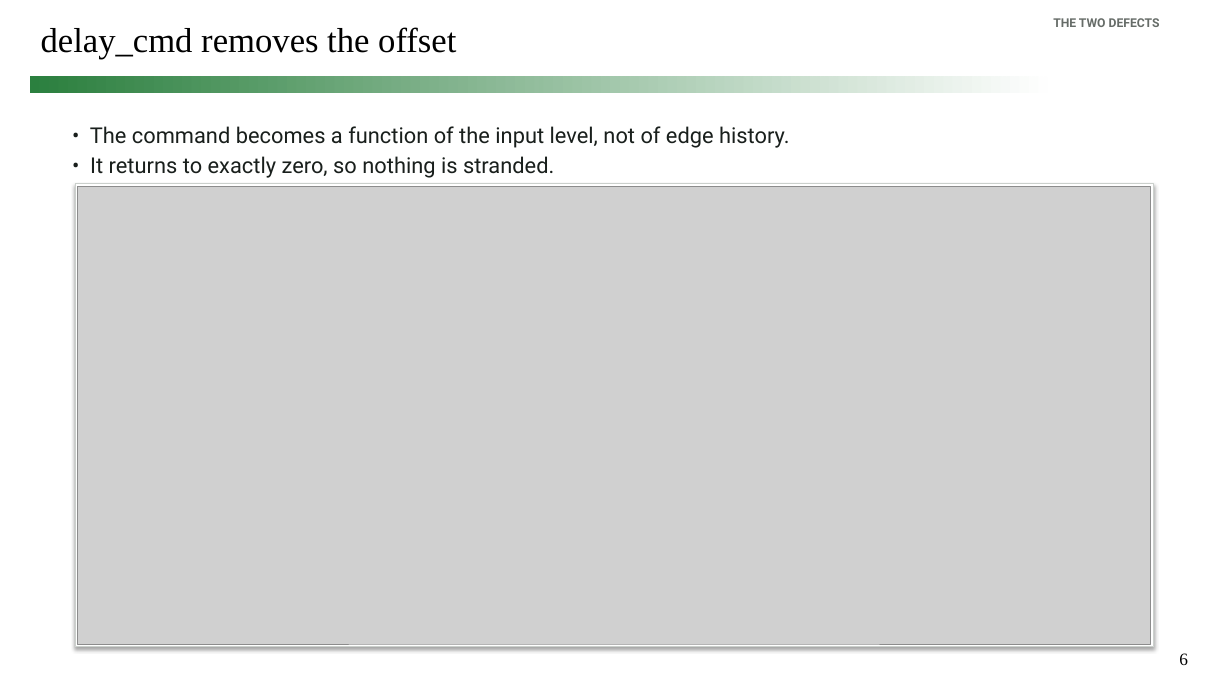
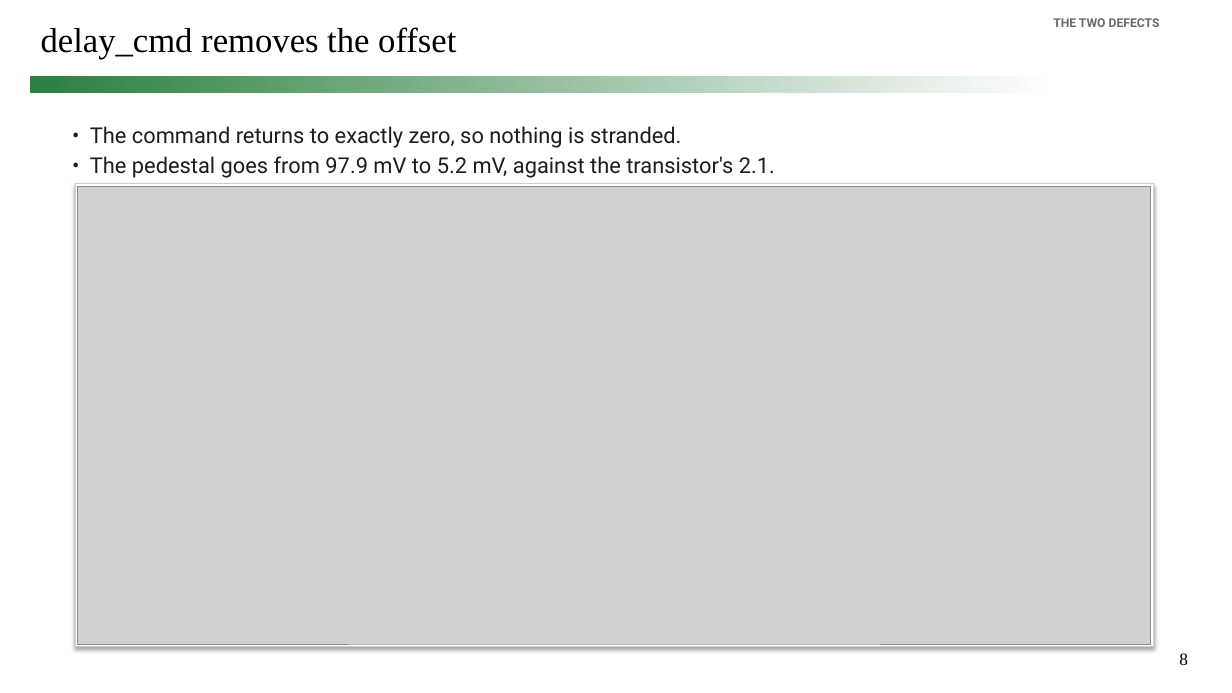
Before and after one commit to simon9721/ibis_comparison, a slide deck: slide 8 of results/meeting_deck_2026-09-04/ibis_pybis_status_2026-09-04.pptx (slide 6 before the commit). Drawn at 1232x693 pixels with LibreOffice and Linux fonts; fonts in the diff are those of the drawing; grey boxes stand for pictures. Boxes give left, top, right and bottom in pixels: in the first picture for what was removed or moved away, otherwise in the second. Text is boxed around its words. In the diff, an @@ line names an element or a change of style, - is before the commit and + after.

```diff
--- a/results/meeting_deck_2026-09-04/ibis_pybis_status_2026-09-04.pptx
+++ b/results/meeting_deck_2026-09-04/ibis_pybis_status_2026-09-04.pptx
@@ text at <box>90,126,775,178</box>: text changed @@
-• The command becomes a function of the input level, not of edge history.
-• It returns to exactly zero, so nothing is stranded.
+• The command returns to exactly zero, so nothing is stranded.
+• The pedestal goes from 97.9 mV to 5.2 mV, against the transistor's 2.1.
@@ page number at <box>1179,653,1188,665</box>: text changed @@
-6
+8
```
Also in this commit, not shown: 1 other slide changed, 3 slides added, 1 slide removed, 14 other files.
